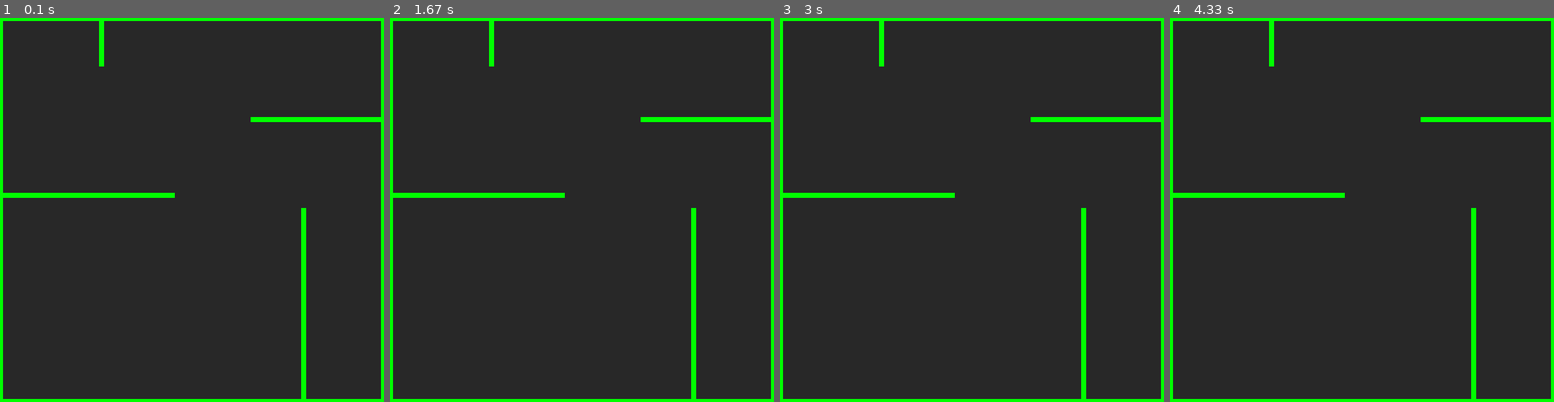
Above: before the commit, frames 1-4 (left to right).
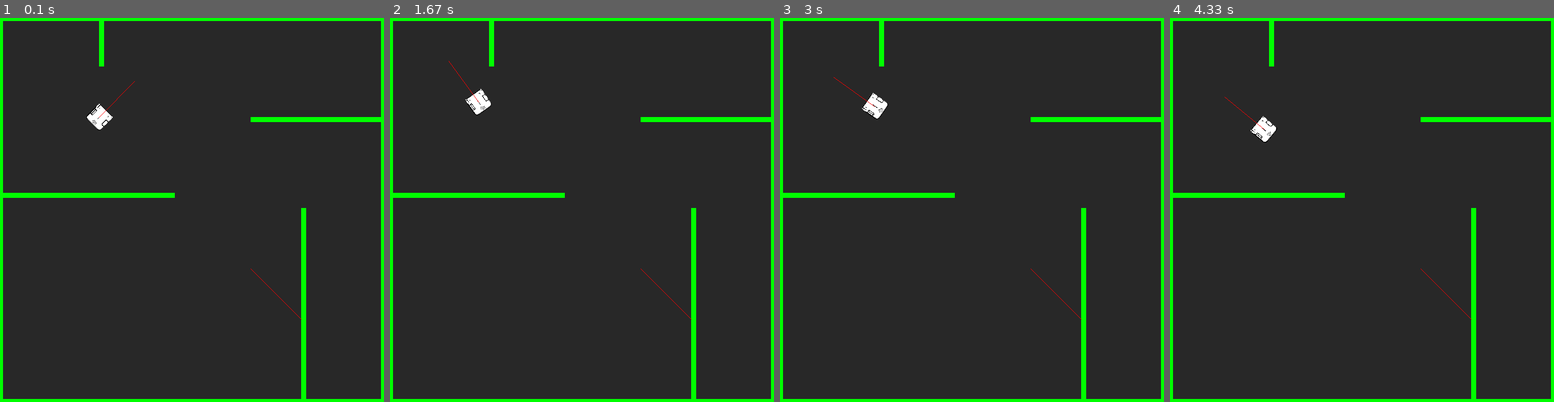
Above: after the commit, the same moments.

Repository: miloshunter/particle_filter_robot_localisation
Game: pygame game, started from main.py
The game is run twice, just before and just after one commit, with the same random seed, the same clock (stepped at 60 frames per second) and the same inputs.
Inputs:
- Up to frame 1 (0.1 s): no input
- Up to frame 2 (1.67 s): hold A 0.33-0.8 s; hold Right 0.33-0.8 s; hold Right 0.83-1.3 s; hold W 1.33-1.63 s
- Up to frame 3 (3 s): hold Right 1.67-2.13 s; hold A 2.17-2.7 s; hold Down from 2.73 s (still down)
- Up to frame 4 (4.33 s): release Down at 3.03 s; hold A 3.07-3.47 s; hold Up 3.5-3.87 s; hold D from 3.9 s (still down)

The runs differ from the first frame. In frame 1, 0.3% of the frame differs, in the area x 22-79%, y 16-79%; in frame 2, 0.3%, in the area x 15-79%, y 11-79%; in frame 3, 0.3%; in frame 4, 0.3%.

Commit message:
Uspesno realizovana kolizija sa linijom.
Treba ispitati koliziju sa zidovima.

Diff:
--- /dev/null
+++ b/Laser.py
@@ -0,0 +1,69 @@
+# Klasa za robota koji ce ici po lavirintu i meriti
+import pygame as pg
+import pygame.gfxdraw
+import parametri
+import copy
+import math
+vec = pg.math.Vector2
+
+
+
+class Laser(pg.sprite.Sprite):
+    def __init__(self, robot):
+        pg.sprite.Sprite.__init__(self, robot.simulacija.svi_sprajtovi)
+
+        ATOM_IMG = pg.Surface((parametri.SIRINA, parametri.VISINA), pg.SRCALPHA)
+        self.robot = robot
+        self.simulacija = robot.simulacija
+        self.image = ATOM_IMG
+        self.rect = self.image.get_rect()
+
+    def update(self):
+        def rotate(x, y, xo, yo, theta):  # rotate x,y around xo,yo by theta (rad)
+            xr = math.cos(theta) * (x - xo) - math.sin(theta) * (y - yo) + xo
+            yr = math.sin(theta) * (x - xo) + math.cos(theta) * (y - yo) + yo
+            return [xr, yr]
+
+        razdaljina_od_centra = parametri.DUZINA_ROBOTA/2
+        pozicija1 = copy.deepcopy(self.robot.pos)
+
+        pozicija2 = copy.deepcopy(self.robot.pos)
+        pozicija2 += (razdaljina_od_centra*10, 0)
+        pozicija2[0], pozicija2[1] = rotate(pozicija2[0], pozicija2[1],
+                                            self.robot.rect.center[0],
+                                            self.robot.rect.center[1],
+                                            -self.robot.rot*3.14/180)
+
+        levo = min(pozicija1[0], pozicija2[0])
+        desno = max(pozicija1[0], pozicija2[0])
+        gore = min(pozicija1[1], pozicija2[1])
+        dole = max(pozicija1[1], pozicija2[1])
+
+        self.rect = pg.Rect(0, 0, parametri.SIRINA, parametri.VISINA)
+
+        ATOM_IMG = pg.Surface((parametri.SIRINA, parametri.VISINA), pg.SRCALPHA)
+        self.image = ATOM_IMG
+        pg.draw.line(self.image, parametri.CRVENA, pozicija1, pozicija2)
+        pg.draw.line(self.image, parametri.CRVENA, (500,500), (600,600))
+
+        self.measure_distance(pozicija1[0], pozicija1[1], pozicija2[0], pozicija2[1],
+                              500, 500, 600, 600)
+
+
+    def measure_distance(self, x1, y1, x2, y2, x3, y3, x4, y4):
+        def lineLine(x1, y1, x2, y2, x3, y3, x4, y4):
+            #Calculate direction of the lines
+            uA = ((x4-x3)*(y1-y3) - (y4-y3)*(x1-x3)) /\
+                 ((y4-y3)*(x2-x1) - (x4-x3)*(y2-y1))
+            uB = ((x2 - x1) * (y1 - y3) - (y2 - y1) * (x1 - x3)) /\
+                 ((y4 - y3) * (x2 - x1) - (x4 - x3) * (y2 - y1))
+
+            if (uA >= 0 and uA <=1 and uB >= 0 and uB <=1):
+                intersectionX = int(x1 + (uA * (x2-x1)))
+                intersectionY = int(y1 + (uA * (y2 - y1)))
+
+                pg.draw.circle(self.image, parametri.ZELENA, (intersectionX,
+                                                              intersectionY),
+                               2)
+
+        lineLine(x1, y1, x2, y2, x3, y3, x4, y4)
--- a/Lavirint.py
+++ b/Lavirint.py
@@ -4,14 +4,14 @@
 
 class Lavirint():
     def __init__(self, simulacija):
-        gornji_zid = Zid(simulacija, 0, 0, 768, 10)
-        donji_zid = Zid(simulacija, 0, 758, 768, 10)
-        levi_zid = Zid(simulacija, 0, 0, 10, 768)
-        levi_zid = Zid(simulacija, 758, 0, 10, 768)
-        zid1 = Zid(simulacija, 200, 0, 10, 100)
-        zid2 = Zid(simulacija, 500, 200, 500, 10)
-        zid3 = Zid(simulacija, 0, 350, 350, 10)
-        zid4 = Zid(simulacija, 600, 380, 10, 500)
+        self.gornji_zid = Zid(simulacija, 0, 0, 768, 10)
+        self.donji_zid = Zid(simulacija, 0, 758, 768, 10)
+        self.levi_zid = Zid(simulacija, 0, 0, 10, 768)
+        self.levi_zid = Zid(simulacija, 758, 0, 10, 768)
+        self.zid1 = Zid(simulacija, 200, 0, 10, 100)
+        self.zid2 = Zid(simulacija, 500, 200, 500, 10)
+        self.zid3 = Zid(simulacija, 0, 350, 350, 10)
+        self.zid4 = Zid(simulacija, 600, 380, 10, 500)
 
 class Zid(pg.sprite.Sprite):
     def __init__(self, simulacija, x, y, width, height):
--- /dev/null
+++ b/Robot.py
@@ -0,0 +1,60 @@
+# Klasa za robota koji ce ici po lavirintu i meriti
+import pygame as pg
+import pygame.gfxdraw
+import parametri
+import copy
+import math
+from Laser import Laser
+vec = pg.math.Vector2
+
+
+
+class Robot(pg.sprite.Sprite):
+    def __init__(self, simulacija, x, y):
+        self.grupe = simulacija.svi_sprajtovi
+        self.simulacija = simulacija
+
+        pg.sprite.Sprite.__init__(self, self.grupe)
+
+        self.original_image = pg.image.load("robot.png")
+        self.original_image = pg.transform.scale(self.original_image, (40, 40))
+        self.image = self.original_image
+        self.rect = self.image.get_rect()
+        self.rect.x = x
+        self.rect.y = y
+
+        self.rot_speed = 5
+        self.vel = vec(0, 0)
+        self.pos = vec(x, y)
+        self.rot = 45
+
+        self.laser = Laser(self)
+
+    def get_keys(self):
+        self.rot_speed = 0
+        self.vel = vec(0, 0)
+        keys = pg.key.get_pressed()
+        if keys[pg.K_LEFT] or keys[pg.K_a]:
+            self.rot_speed = 5
+        if keys[pg.K_RIGHT] or keys[pg.K_d]:
+            self.rot_speed = -5
+        if keys[pg.K_UP] or keys[pg.K_w]:
+            self.vel = vec(2, 0).rotate(-self.rot)
+        if keys[pg.K_DOWN] or keys[pg.K_s]:
+            self.vel = vec(-2 / 2, 0).rotate(-self.rot)
+
+        new_sprite = pg.sprite.Sprite()
+        new_rect = pg.Rect(self.rect)
+        new_rect.x += self.vel[0]
+        new_rect.y += self.vel[1]
+        new_sprite.rect = new_rect
+        if pg.sprite.spritecollide(new_sprite, self.simulacija.lavirint_sprajtovi, False):
+            self.vel = vec(0, 0)
+
+    def update(self):
+        self.get_keys()
+        self.rot += self.rot_speed
+        self.pos += self.vel
+        self.image = pg.transform.rotate(self.original_image, self.rot)
+        self.rect = self.image.get_rect()
+        self.rect.center = self.pos
--- a/main.py
+++ b/main.py
@@ -5,6 +5,7 @@
 from os import path
 from parametri import *
 from Lavirint import Lavirint
+from Robot import Robot
 
 
 class Simulacija:
@@ -19,7 +20,9 @@
         self.svi_sprajtovi = pg.sprite.Group()
         self.lavirint_sprajtovi = pg.sprite.Group()
 
-        lavirint = Lavirint(self)
+        self.lavirint = Lavirint(self)
+
+        self.robot = Robot(self, 200, 200)
 
 
     def glavna_petlja(self):
@@ -28,8 +31,9 @@
         while self.simuliraj:
             self.dt = self.clock.tick(FPS) / 1000.0
             self.dogadjaji()
+            self.crtaj()
             self.azuriraj()
-            self.crtaj()
+
 
     def izadji(self):
         pg.quit()
@@ -42,6 +46,7 @@
             if dogadjaj.type == pg.KEYDOWN:
                 if dogadjaj.key == pg.K_ESCAPE:
                     self.izadji()
+                # self.robot.get_keys()
 
     def azuriraj(self):
         self.svi_sprajtovi.update()
--- a/parametri.py
+++ b/parametri.py
@@ -1,6 +1,6 @@
 import pygame as pg
 
-# define some colors (R, G, B)
+# Boje
 BELA = (255, 255, 255)
 CRNA = (0, 0, 0)
 TAMNO_SIVA = (40, 40, 40)
@@ -9,9 +9,13 @@
 CRVENA = (255, 0, 0)
 ZUTA = (255, 255, 0)
 
-# game settings
+# Prozor
 SIRINA = 768   # 16 * 64 or 32 * 32 or 64 * 16
 VISINA = 768  # 16 * 48 or 32 * 24 or 64 * 12
 FPS = 60
 NASLOV = "Lavirint"
 BOJA_POZADINE = TAMNO_SIVA
+
+# Robot
+SIRINA_ROBOTA = 20
+DUZINA_ROBOTA = 20
Empty file added: jednostavan_robot.py
Empty file added: kolizija.py
Binary file added: robot.png
